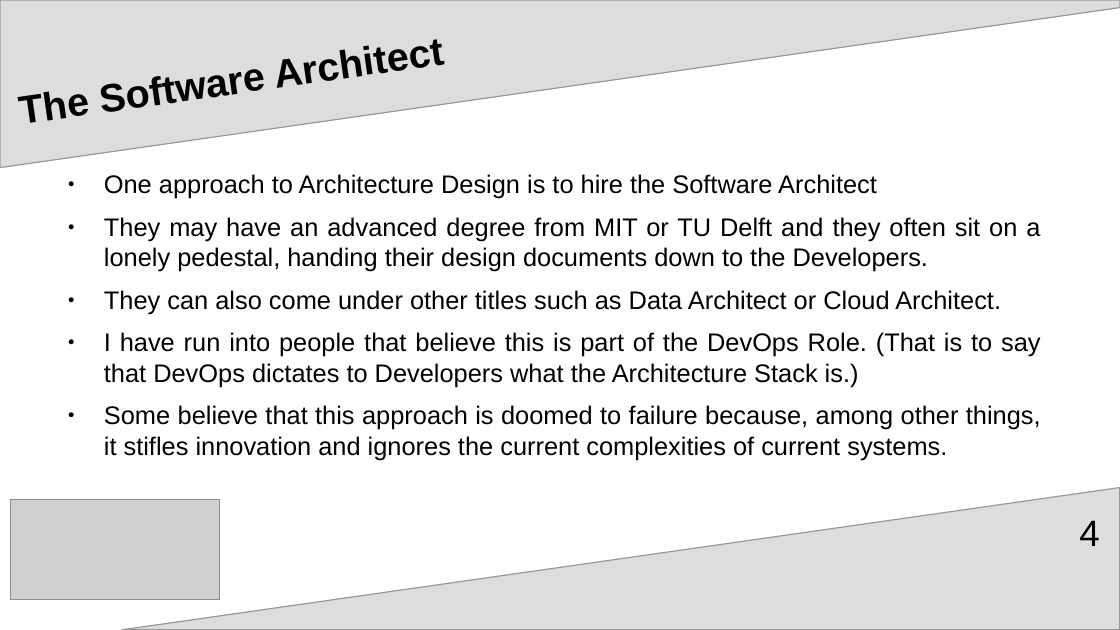
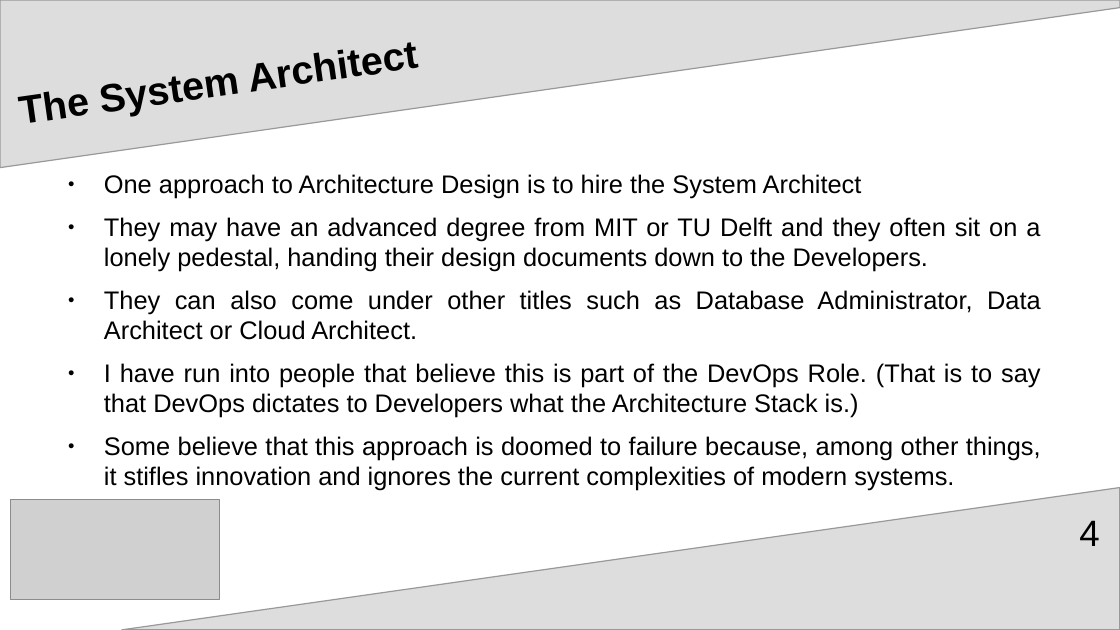
Before and after one commit to aventinesolutions/awsvsgcp-channel, a slide deck: slide 4 of ep001-ArchitectureDecisions/ep001-ArchitectureDecisions.odp. Drawn at 1120x630 pixels with LibreOffice and Linux fonts; fonts in the diff are those of the drawing; grey boxes stand for pictures. Boxes give left, top, right and bottom in pixels: in the first picture for what was removed or moved away, otherwise in the second. Text is boxed around its words. In the diff, an @@ line names an element or a change of style, - is before the commit and + after.

```diff
--- a/ep001-ArchitectureDecisions/ep001-ArchitectureDecisions.odp
+++ b/ep001-ArchitectureDecisions/ep001-ArchitectureDecisions.odp
@@ text at bbox=[104, 174, 862, 199]: text changed @@
-● One approach to Architecture Design is to hire the Software Architect
+● One approach to Architecture Design is to hire the System Architect
@@ text at bbox=[104, 290, 1041, 340]: text changed @@
-● They can also come under other titles such as Data Architect or Cloud Architect.
+● They can also come under other titles such as Database Administrator, Data Architect or Cloud Architect.
@@ text at bbox=[104, 436, 1041, 491]: text changed @@
-● Some believe that this approach is doomed to failure because, among other things, it stifles innovation and ignores the current complexities of current systems.
+● Some believe that this approach is doomed to failure because, among other things, it stifles innovation and ignores the current complexities of modern systems.
```
Also in this commit, not shown: 4 slides added, 1 other file.
